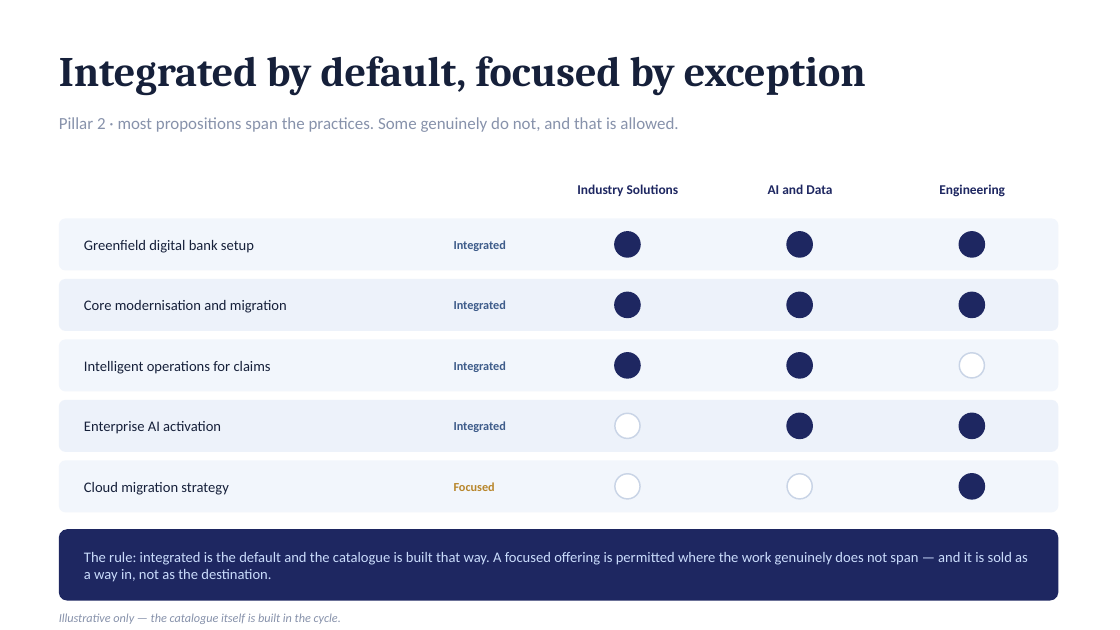
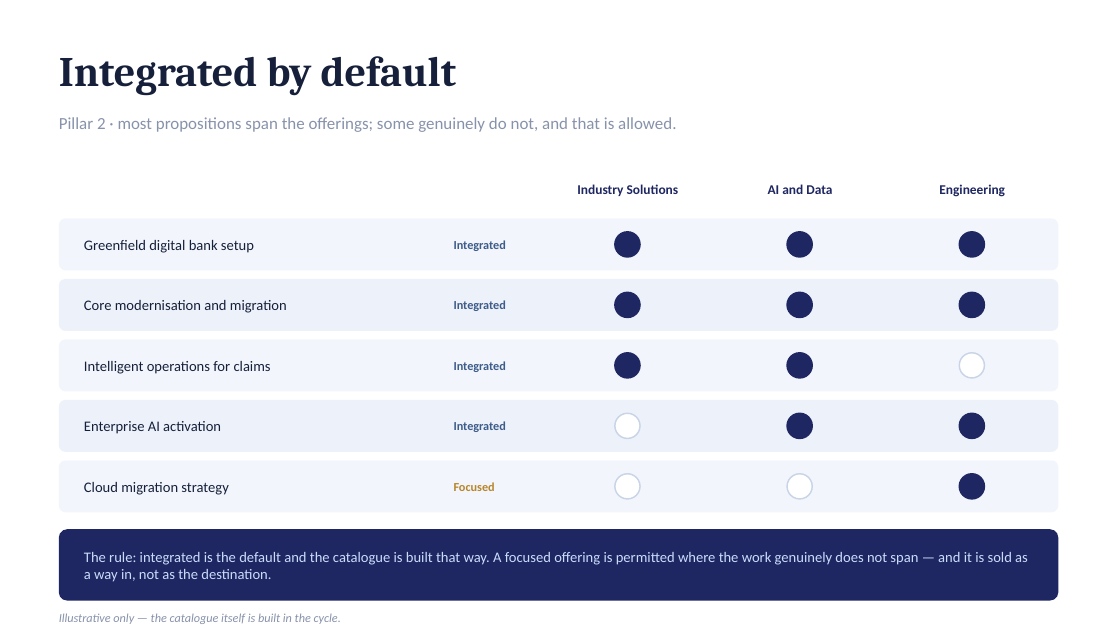
Before and after one commit to dhajjar-cyber/bae, a slide deck: slide 15 of FSI strategy/EAI&D-FSI-Strategy-Development-Plan.pptx. Drawn at 1120x630 pixels with LibreOffice and Linux fonts; fonts in the diff are those of the drawing. Boxes give left, top, right and bottom in pixels: in the first picture for what was removed or moved away, otherwise in the second. Text is boxed around its words. In the diff, an @@ line names an element or a change of style, - is before the commit and + after.

```diff
--- a/FSI strategy/EAI&D-FSI-Strategy-Development-Plan.pptx
+++ b/FSI strategy/EAI&D-FSI-Strategy-Development-Plan.pptx
@@ text at (59, 56, 456, 96): text changed @@
-Integrated by default, focused by exception
+Integrated by default
@@ text at (59, 117, 676, 132): text changed @@
-Pillar 2 · most propositions span the practices. Some genuinely do not, and that is allowed.
+Pillar 2 · most propositions span the offerings; some genuinely do not, and that is allowed.
```
Also in this commit, not shown: 1 other slide changed, 1 other file.
